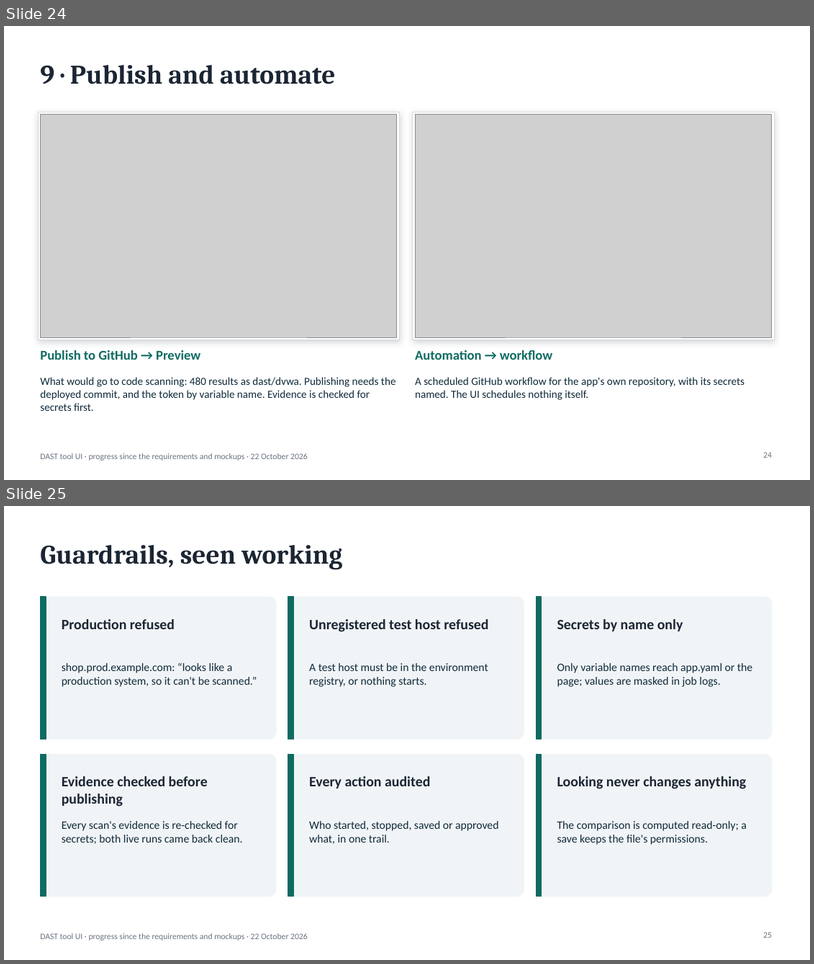
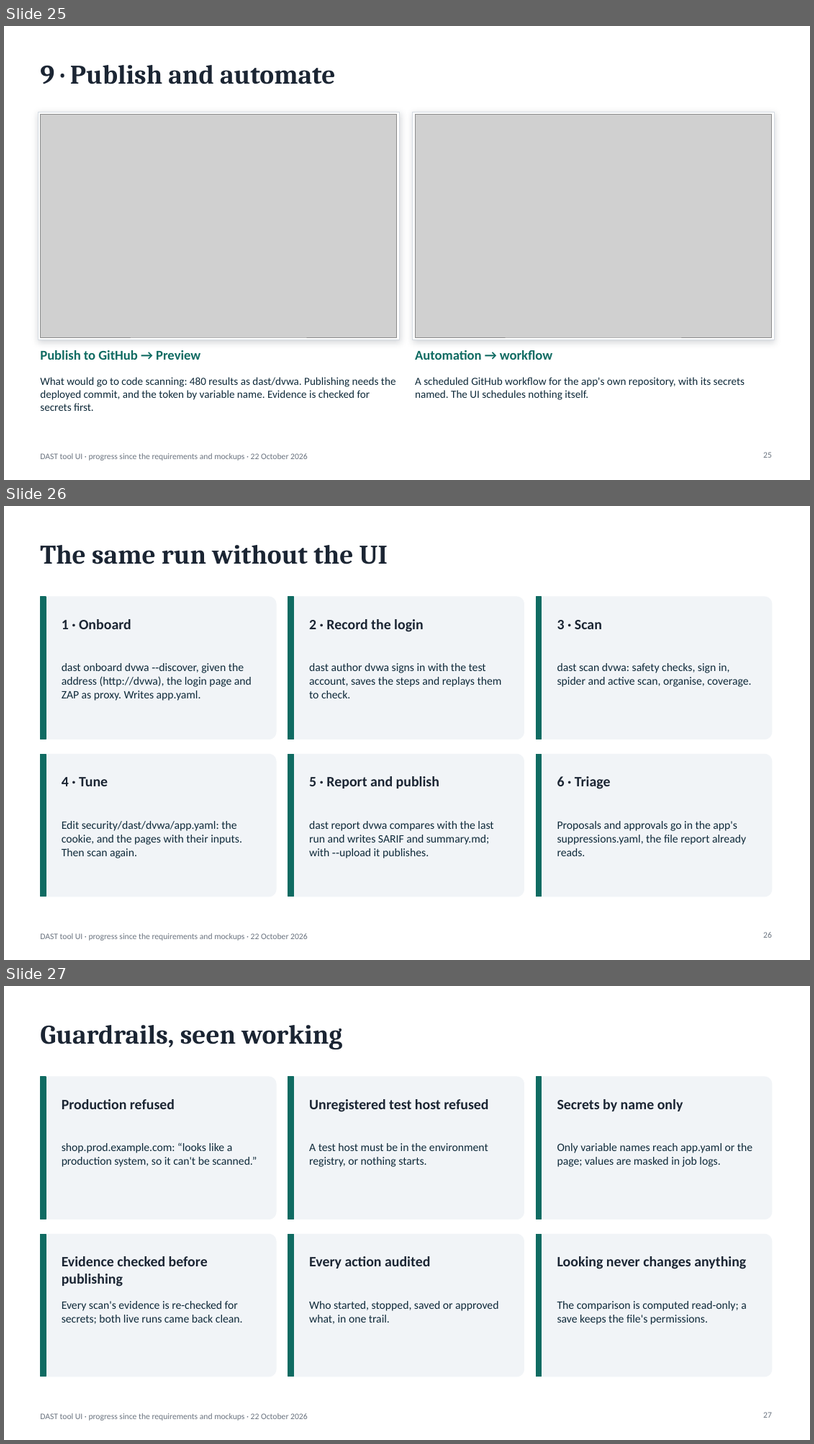
Before and after one commit to CodyYang2016/Dast-Scanning-Tool, a slide deck: docs/ui-docs/dast-ui-progress.pptx. Shown one above the other, each under a label of ours: slides 24 and 25 before the commit, slides 25, 26 and 27 after it. The pictures are 814x964 and 814x1444 pixels, drawn with LibreOffice and Linux fonts; fonts in the diff are those of the drawing; grey boxes stand for pictures. Boxes give left, top, right and bottom in pixels: in the first picture for what was removed or moved away, otherwise in the second. Text is boxed around its words. In the diff, an @@ line names an element or a change of style, - is before the commit and + after.

```diff
--- a/docs/ui-docs/dast-ui-progress.pptx
+++ b/docs/ui-docs/dast-ui-progress.pptx
@@ slide 26 added at (x1=4, y1=506, x2=810, y2=960), background #FFFFFF; not listed: 1 template element that a slide beside it also shows @@
@@ title added at (x1=40, y1=545, x2=388, y2=564), 32 pt, text #1B2533, bold @@
+The same run without the UI
@@ rounded rectangle added at (x1=40, y1=597, x2=276, y2=739), fill #F1F4F7, outline #F1F4F7 1 pt @@
@@ rectangle added at (x1=40, y1=597, x2=46, y2=739), fill #0F6B62, outline #0F6B62 1 pt @@
@@ rounded rectangle added at (x1=288, y1=597, x2=525, y2=739), fill #F1F4F7, outline #F1F4F7 1 pt @@
@@ rectangle added at (x1=288, y1=597, x2=293, y2=739), fill #0F6B62, outline #0F6B62 1 pt @@
@@ rounded rectangle added at (x1=536, y1=597, x2=772, y2=739), fill #F1F4F7, outline #F1F4F7 1 pt @@
@@ rectangle added at (x1=536, y1=597, x2=542, y2=739), fill #0F6B62, outline #0F6B62 1 pt @@
@@ text added at (x1=62, y1=619, x2=131, y2=629), 17 pt, text #1B2533, bold @@
+1 · Onboard
@@ text added at (x1=309, y1=619, x2=423, y2=632), 17 pt, text #1B2533, bold @@
+2 · Record the login
@@ text added at (x1=558, y1=620, x2=602, y2=629), 17 pt, text #1B2533, bold @@
+3 · Scan
@@ text added at (x1=62, y1=663, x2=252, y2=700), 13.5 pt, text #0F2A3A @@
+dast onboard dvwa ‑‑discover, given the address (http://dvwa), the login page and ZAP as proxy. Writes app.yaml.
@@ text added at (x1=309, y1=663, x2=502, y2=698), 13.5 pt, text #0F2A3A @@
+dast author dvwa signs in with the test account, saves the steps and replays them to check.
@@ text added at (x1=558, y1=663, x2=751, y2=687), 13.5 pt, text #0F2A3A @@
+dast scan dvwa: safety checks, sign in, spider and active scan, organise, coverage.
@@ rounded rectangle added at (x1=40, y1=754, x2=276, y2=896), fill #F1F4F7, outline #F1F4F7 1 pt @@
@@ rectangle added at (x1=40, y1=754, x2=46, y2=896), fill #0F6B62, outline #0F6B62 1 pt @@
@@ rounded rectangle added at (x1=288, y1=754, x2=525, y2=896), fill #F1F4F7, outline #F1F4F7 1 pt @@
@@ rectangle added at (x1=288, y1=754, x2=293, y2=896), fill #0F6B62, outline #0F6B62 1 pt @@
@@ rounded rectangle added at (x1=536, y1=754, x2=772, y2=896), fill #F1F4F7, outline #F1F4F7 1 pt @@
@@ rectangle added at (x1=536, y1=754, x2=542, y2=896), fill #0F6B62, outline #0F6B62 1 pt @@
@@ text added at (x1=62, y1=777, x2=108, y2=786), 17 pt, text #1B2533, bold @@
+4 · Tune
@@ text added at (x1=309, y1=776, x2=440, y2=788), 17 pt, text #1B2533, bold @@
+5 · Report and publish
@@ text added at (x1=558, y1=776, x2=611, y2=789), 17 pt, text #1B2533, bold @@
+6 · Triage
@@ text added at (x1=62, y1=821, x2=242, y2=858), 13.5 pt, text #0F2A3A @@
+Edit security/dast/dvwa/app.yaml: the cookie, and the pages with their inputs. Then scan again.
@@ text added at (x1=309, y1=821, x2=494, y2=858), 13.5 pt, text #0F2A3A @@
+dast report dvwa compares with the last run and writes SARIF and summary.md; with ‑‑upload it publishes.
@@ text added at (x1=558, y1=821, x2=746, y2=856), 13.5 pt, text #0F2A3A @@
+Proposals and approvals go in the app's suppressions.yaml, the file report already reads.
@@ page number added at (x1=764, y1=932, x2=772, y2=937), 10 pt, text #6B7480 @@
+26
@@ what was slide 24 is now slide 25 @@
@@ page number at (x1=764, y1=452, x2=772, y2=457): text changed @@
-24
+25
@@ what was slide 25 is now slide 27 @@
@@ page number at (x1=764, y1=1412, x2=772, y2=1417): text changed @@
-25
+27
```
Also in this commit, not shown: 1 slide changed, 1 other slide added.
